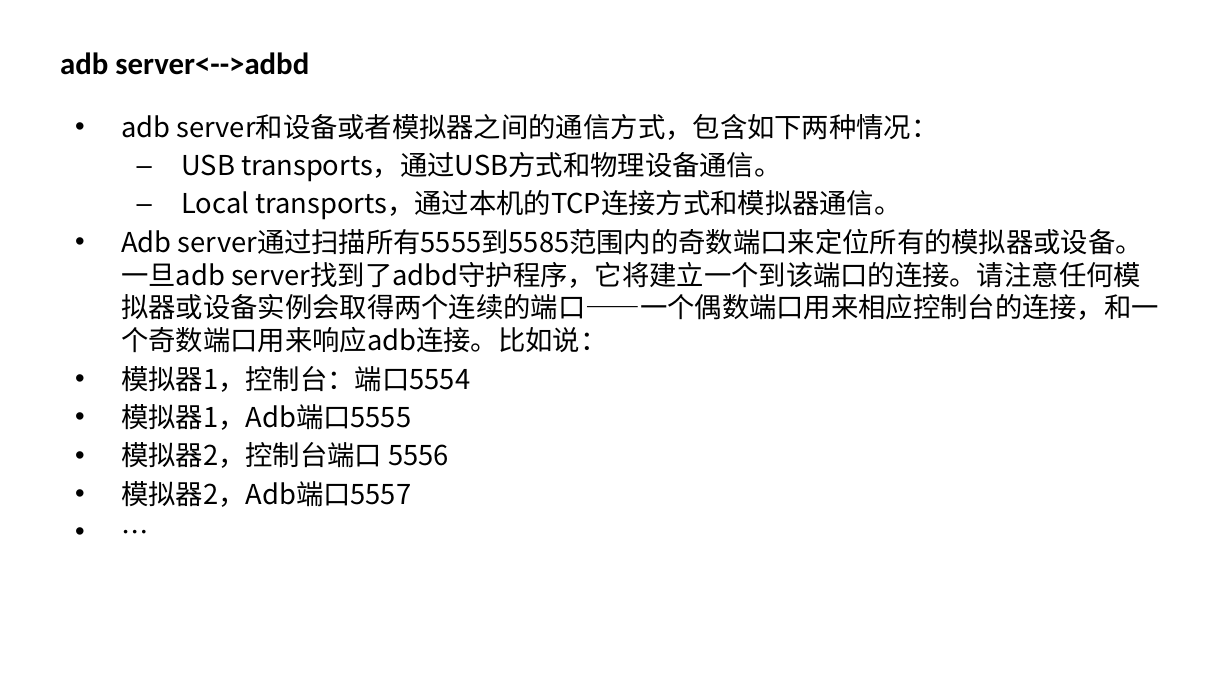
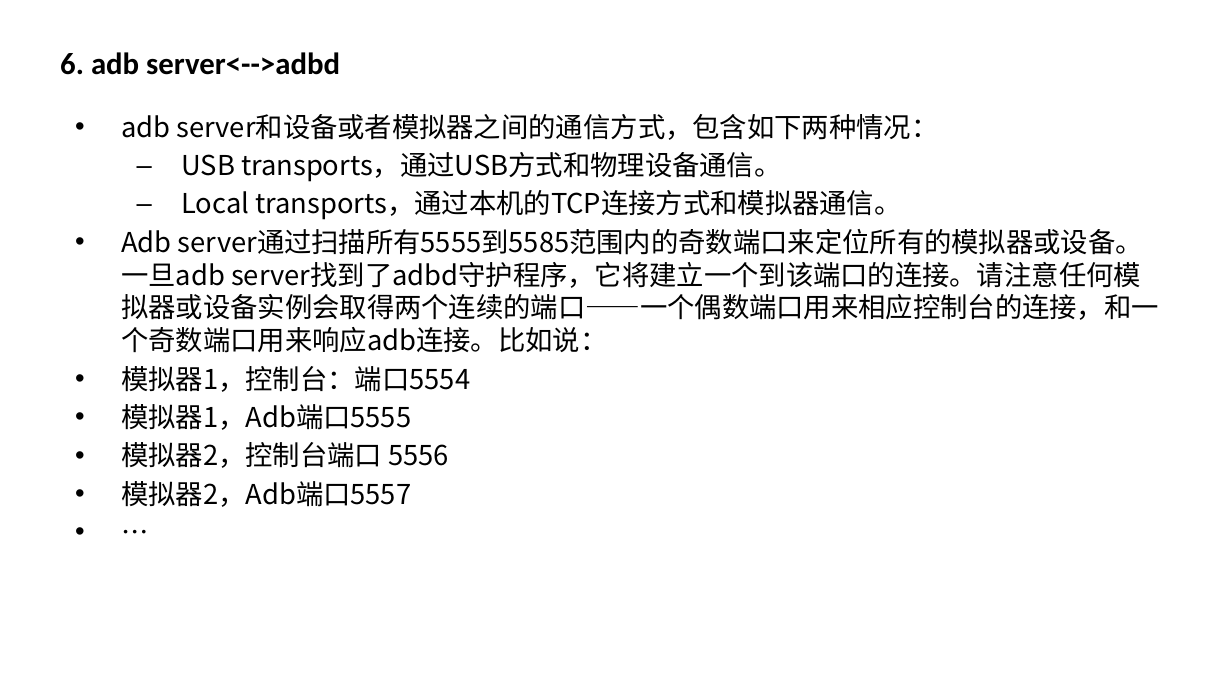
Before and after one commit to phybio/adb, a slide deck: slide 18 of adb.pptx (slide 17 before the commit). Drawn at 1232x693 pixels with LibreOffice and Linux fonts; fonts in the diff are those of the drawing; background and template pictures are left out. Boxes give left, top, right and bottom in pixels: in the first picture for what was removed or moved away, otherwise in the second. Text is boxed around its words. In the diff, an @@ line names an element or a change of style, - is before the commit and + after.

```diff
--- a/adb.pptx
+++ b/adb.pptx
@@ title at bbox=[60, 52, 340, 75]: text changed @@
-  adb server<-->adbd
+  6. adb server<-->adbd
```
Also in this commit, not shown: 17 other slides changed, 2 slides added.
